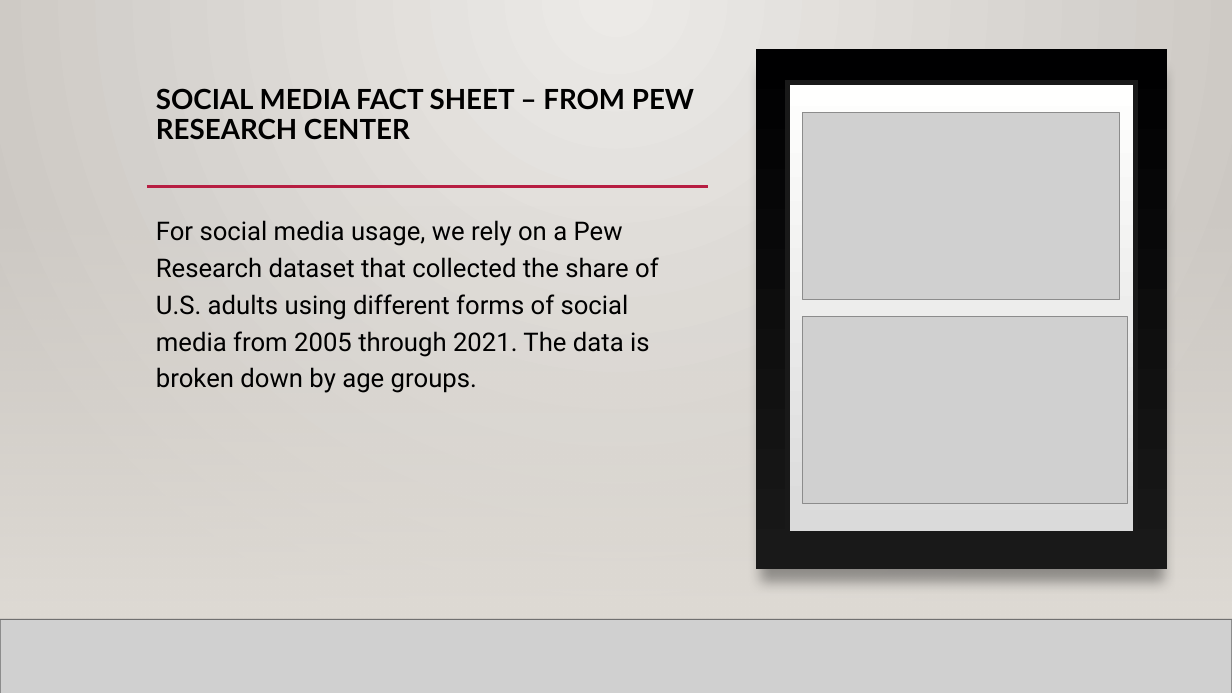
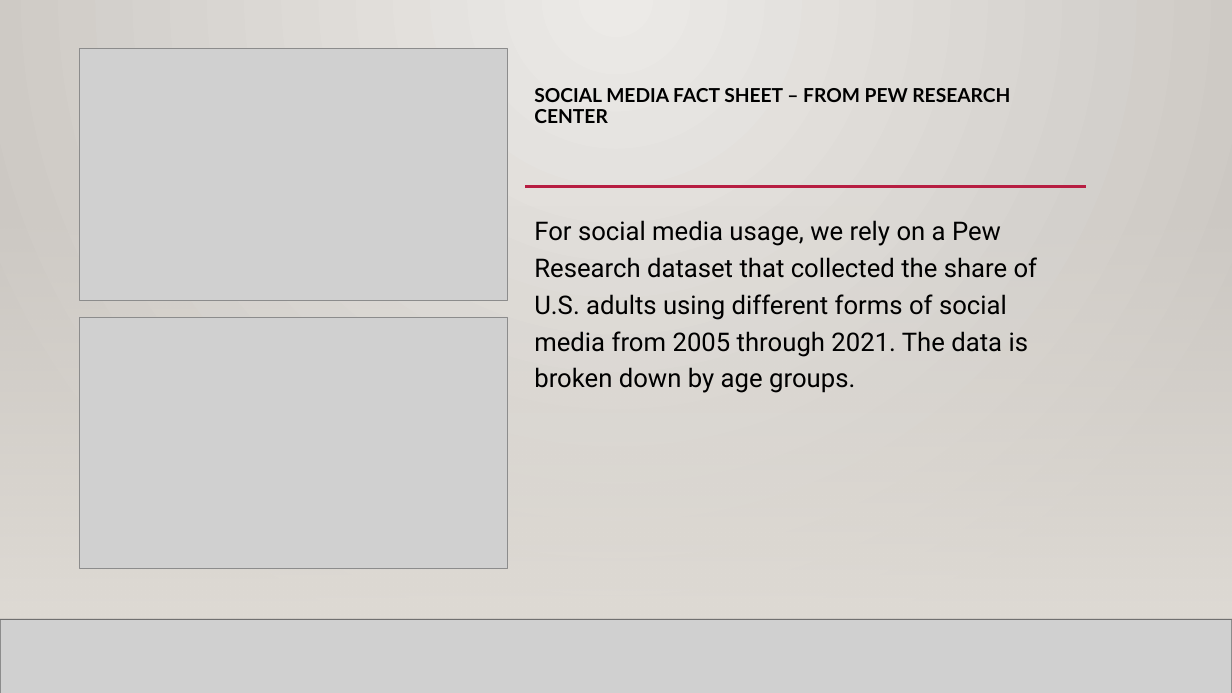
Before and after one commit to NensiH/Social_media_impact, a slide deck: slide 7 of Presentation/Social Media Impact_final_ppt.pptx (slide 4 before the commit). Drawn at 1232x693 pixels with LibreOffice and Linux fonts; fonts in the diff are those of the drawing; grey boxes stand for pictures; background and template pictures are left out. Boxes give left, top, right and bottom in pixels: in the first picture for what was removed or moved away, otherwise in the second. Text is boxed around its words. In the diff, an @@ line names an element or a change of style, - is before the commit and + after.

```diff
--- a/Presentation/Social Media Impact_final_ppt.pptx
+++ b/Presentation/Social Media Impact_final_ppt.pptx
@@ picture: place and size @@
-picture at (803,316,1128,503)
+picture at (79,49,508,301)
@@ rectangle removed at (756,49,1168,569) @@
@@ title "SOCIAL MEDIA FACT SHEET – ..." at (534,88,1010,123): size 21.6 to 15 pt @@
@@ rectangle removed at (787,82,1136,533) @@
@@ 1 title, 1 text, 1 line: place and size @@
-1 title, 1 text, 1 line at (147,88,708,393)
+1 title, 1 text, 1 line at (526,88,1086,393)
@@ picture: place and size @@
-picture at (803,113,1119,299)
+picture at (79,317,508,569)
```
Also in this commit, not shown: 4 other slides changed, 13 slides added, 1 other file.
